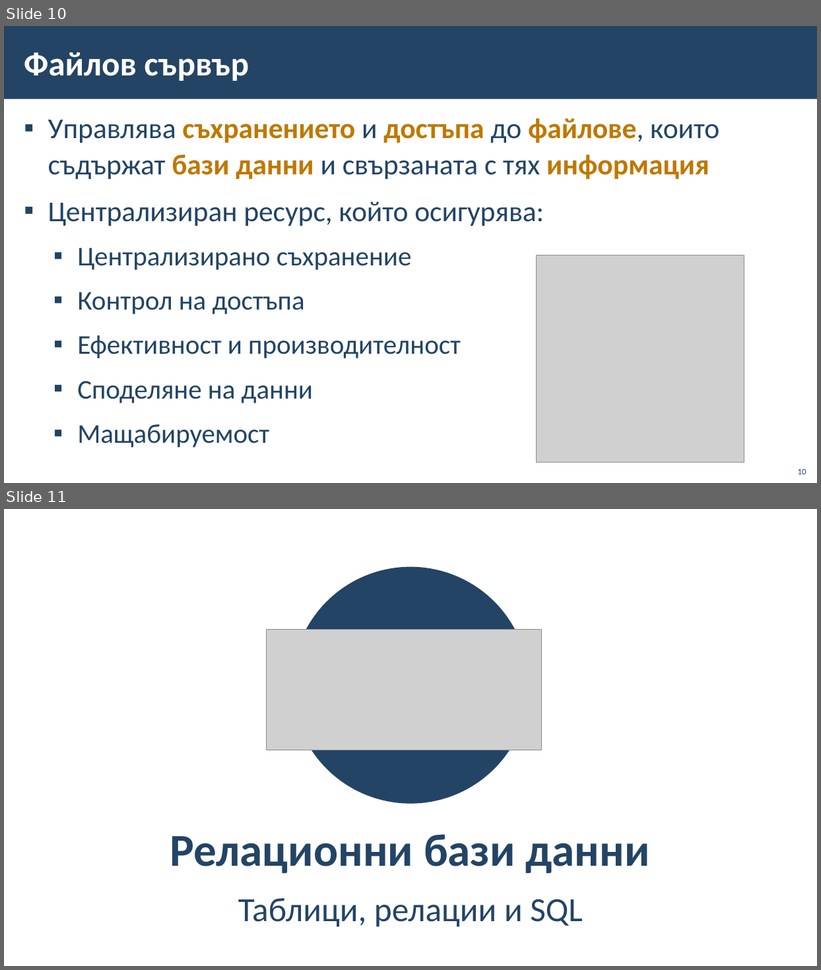
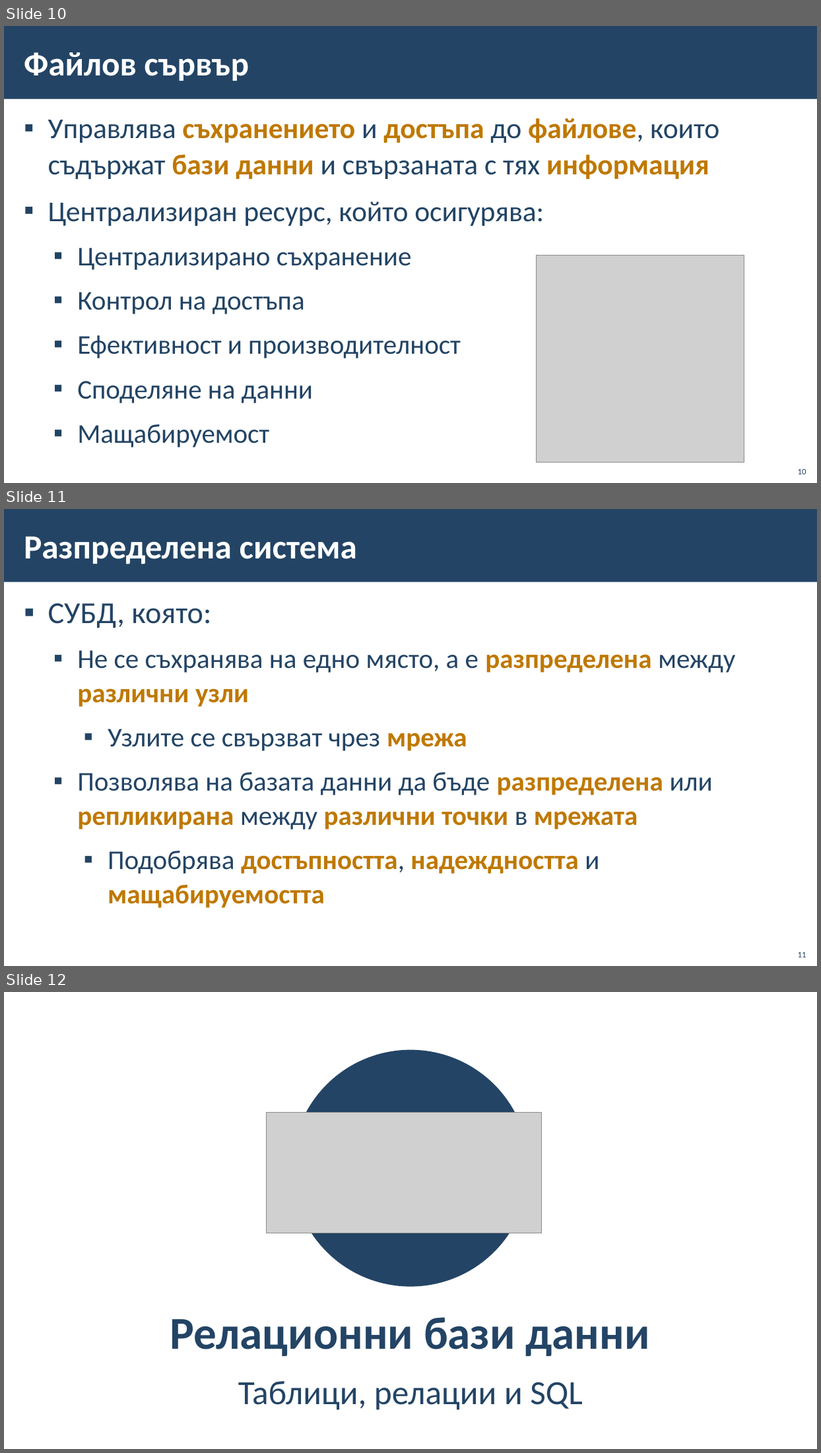
Before and after one commit to BG-IT-Edu/School-Programming, a slide deck: Courses/Software-Sciences/Module-3-Databases-New/02-DBMS/02-DBMS.pptx. Shown one above the other, each under a label of ours: slides 10 and 11 before the commit, slides 10, 11 and 12 after it. The pictures are 821x970 and 821x1453 pixels, drawn with LibreOffice and Linux fonts; fonts in the diff are those of the drawing; grey boxes stand for pictures; background and template pictures are left out. Boxes give left, top, right and bottom in pixels: in the first picture for what was removed or moved away, otherwise in the second. Text is boxed around its words. In the diff, an @@ line names an element or a change of style, - is before the commit and + after.

```diff
--- a/Courses/Software-Sciences/Module-3-Databases-New/02-DBMS/02-DBMS.pptx
+++ b/Courses/Software-Sciences/Module-3-Databases-New/02-DBMS/02-DBMS.pptx
@@ slide 11 added at [4, 509, 817, 966], background #FFFFFF; not listed: 1 template element that a slide beside it also shows @@
@@ title added at [24, 536, 357, 564], 40 pt, text #FFFFFF, bold @@
+Разпределена система
@@ text added at [48, 603, 735, 908], 32 pt, text #234465 @@
+▪ СУБД, която:
+  ▪ Не се съхранява на едно място, а е разпределена между различни узли
+    ▪ Узлите се свързват чрез мрежа
+  ▪ Позволява на базата данни да бъде разпределена или репликирана между различни точки в мрежата
+    ▪ Подобрява достъпността, надеждността и мащабируемостта
@@ page number added at [798, 952, 807, 958], 10 pt, text #234465 @@
+11
@@ what was slide 11 is now slide 12 @@
```
